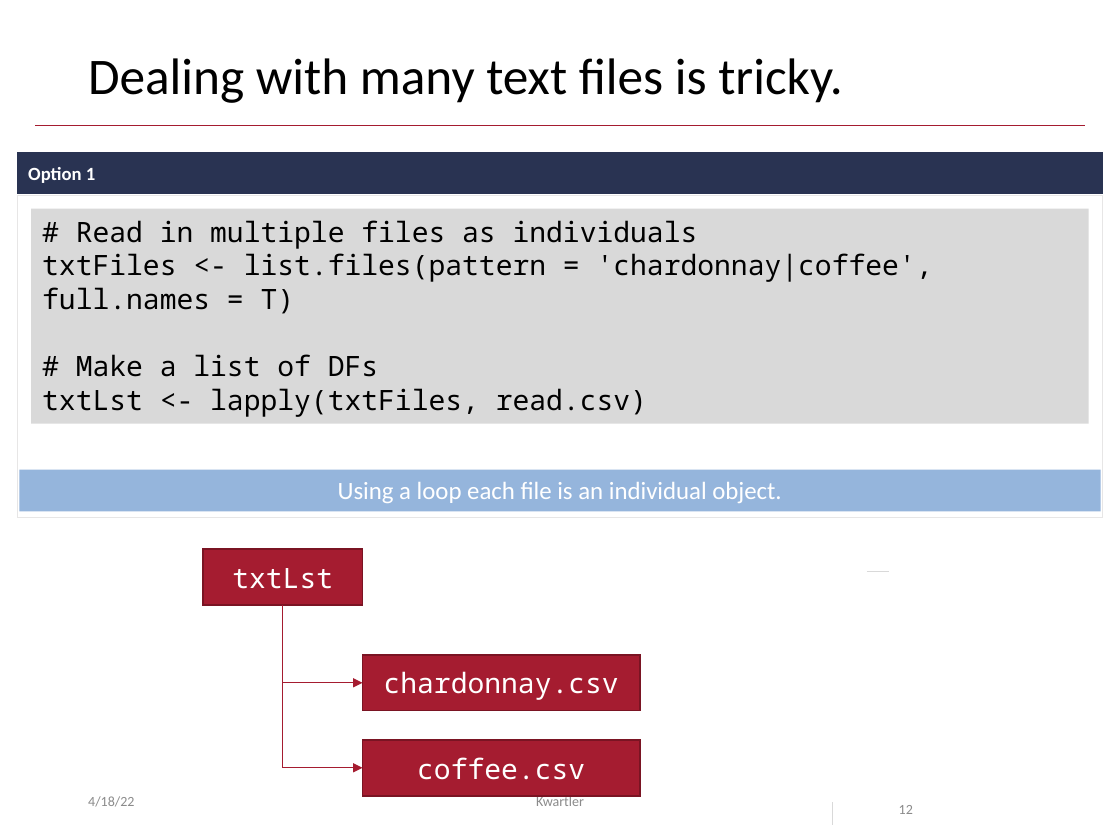
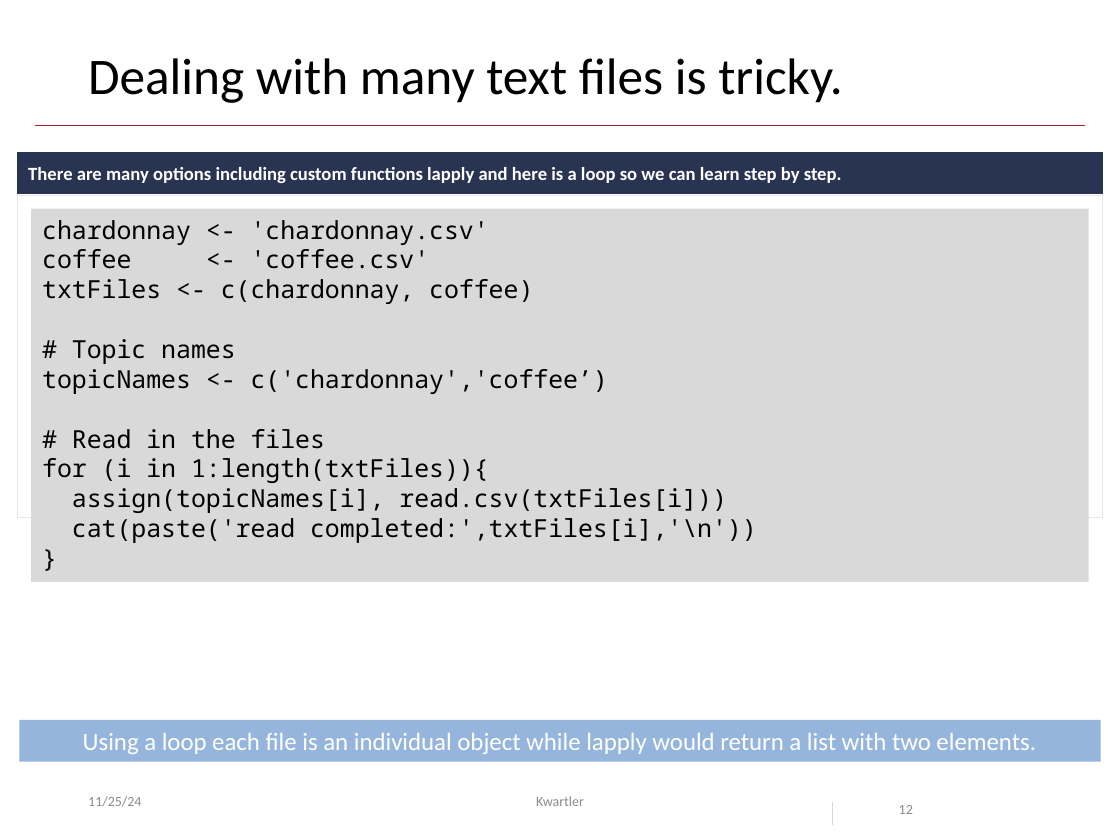
Before and after one commit to kwartler/Harvard_DataMining_Business_Student, a slide deck: slide 12 of Lessons/K_Text_Mining_2/B_wordClouds_revisited.pptx. Drawn at 1120x840 pixels with LibreOffice and Linux fonts; fonts in the diff are those of the drawing; background and template pictures are left out. Boxes give left, top, right and bottom in pixels: in the first picture for what was removed or moved away, otherwise in the second. Text is boxed around its words. In the diff, an @@ line names an element or a change of style, - is before the commit and + after.

Commit message:
update pptx

```diff
--- a/Lessons/K_Text_Mining_2/B_wordClouds_revisited.pptx
+++ b/Lessons/K_Text_Mining_2/B_wordClouds_revisited.pptx
@@ text in rectangle at (28, 167, 842, 183): text changed @@
-Option 1
+There are many options including custom functions lapply and here is a loop so we can learn step by step.
@@ rectangle "chardonnay <- 'chardonnay.csv'": place and size @@
-rectangle "chardonnay <- 'chardonnay.csv'" at (31, 208, 1089, 423)
+rectangle "chardonnay <- 'chardonnay.csv'" at (31, 208, 1089, 581)
@@ text in rectangle at (42, 220, 757, 543): text changed; size 18 to 16 pt @@
-# Read in multiple files as individuals
-txtFiles <- list.files(pattern = 'chardonnay|coffee', full.names = T)
-# Make a list of DFs
-txtLst <- lapply(txtFiles, read.csv)
+chardonnay <- 'chardonnay.csv'
+coffee <- 'coffee.csv'
+txtFiles <- c(chardonnay, coffee)
+# Topic names
+topicNames <- c('chardonnay','coffee’)
+# Read in the files
+for (i in 1:length(txtFiles)){
+assign(topicNames[i], read.csv(txtFiles[i]))
+cat(paste('read completed:',txtFiles[i],'\n'))
+}
@@ rectangle removed at (203, 549, 362, 605) @@
-txtLst
@@ elbow arrow removed from (282, 605) to (363, 683) @@
@@ elbow arrow removed from (282, 605) to (363, 768) @@
@@ rectangle removed at (363, 655, 641, 711) @@
-chardonnay.csv
@@ rectangle "Using a loop each file ...": place and size @@
-rectangle "Using a loop each file ..." at (19, 469, 1101, 511)
+rectangle "Using a loop each file ..." at (19, 720, 1101, 762)
@@ text in rectangle at (83, 733, 1036, 754): text changed @@
-Using a loop each file is an individual object.
+Using a loop each file is an individual object while lapply would return a list with two elements.
@@ rectangle removed at (363, 740, 641, 796) @@
-coffee.csv
@@ text at (88, 796, 141, 807): text changed @@
-4/18/22
+11/25/24
```
Also in this commit, not shown: 22 other slides changed, 4 slides removed, 5 other files.
